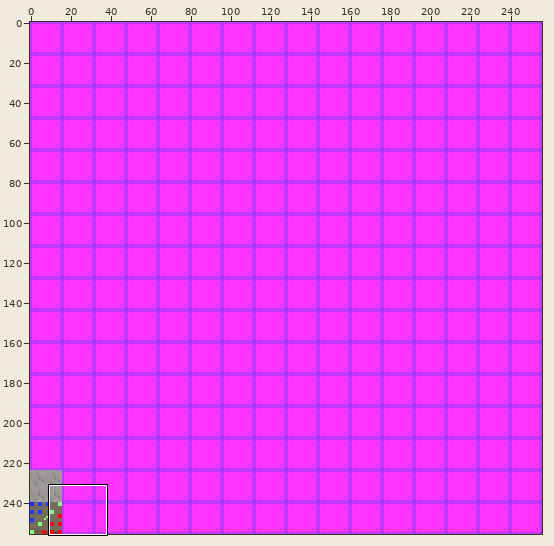
Sprite sheet: src/main/resources/assets/texture/tile_atlas.png. The picture above shows the old version from afar; the outline marks the close-up.
Close-up. Before:
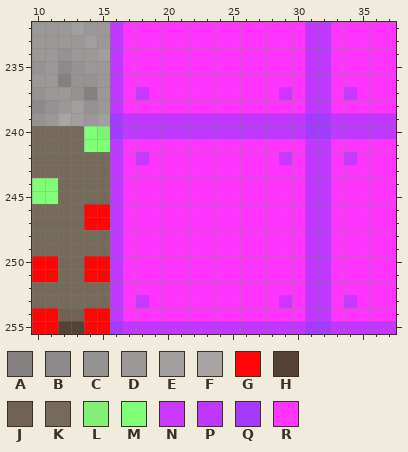
The file is 256x256 pixels. Colours within 5 levels of each other are drawn and written as one. Shown: x 10..37, y 232..255.
Palette (. is transparent): A #858080  B #8d8a8b  C #959292  D #9c9898  E #a19e9e  F #a8a4a4  G #ff0505  H #564234  J #716254  K #766a5b  L #80f176  M #80fe75  N #cb37ff  P #bf38ff  Q #a439ff  R #ff35ff
Pixels before, first column x 10:
232 DDDEDDPRRRRRRRRRRRRRRPPRRRRR
233 DDDDEDPRRRRRRRRRRRRRRPPRRRRR
234 DDCDDEPRRRRRRRRRRRRRRPPRRRRR
235 CDBCDDPRRRRRRRRRRRRRRPPRRRRR
236 DDACCDPRRRRRRRRRRRRRRPPRRRRR
237 CDDCADPRNRRRRRRRRRRNRPPRNRRR
238 BCDECDPRRRRRRRRRRRRRRPPRRRRR
239 CDFEDEQPPPPPPPPPPPPPPQQPPPPP
240 KKKKMLQPPPPPPPPPPPPPPQQPPPPP
241 KKKKMMPRRRRRRRRRRRRRRPPRRRRR
242 KKKKKKPRNRRRRRRRRRRNRPPRNRRR
243 KKKKKKPRRRRRRRRRRRRRRPPRRRRR
244 MMKKKKPRRRRRRRRRRRRRRPPRRRRR
245 MMKKKKPRRRRRRRRRRRRRRPPRRRRR
246 KKKKGGPRRRRRRRRRRRRRRPPRRRRR
247 KKKKGGPRRRRRRRRRRRRRRPPRRRRR
248 KKKKKKPRRRRRRRRRRRRRRPPRRRRR
249 KKKKKKPRRRRRRRRRRRRRRPPRRRRR
250 GGKKGGPRRRRRRRRRRRRRRPPRRRRR
251 GGKKGGPRRRRRRRRRRRRRRPPRRRRR
252 KKKKKKPRRRRRRRRRRRRRRPPRRRRR
253 KKKKKKPRNRRRRRRRRRRNRPPRNRRR
254 GGJJGGPRRRRRRRRRRRRRRPPRRRRR
255 GGHHGGQPPPPPPPPPPPPPPQQPPPPP
Once edited:
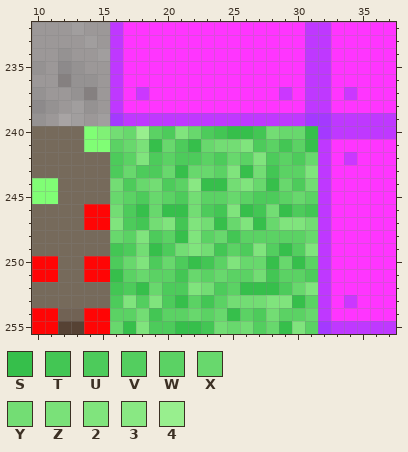
Colours new in this view: S #36bf4b  T #43c654  U #4dcb5b  V #53ce5f  W #5bd264  X #68d86d  Y #73dd74  Z #7ae179  2 #80e47d  3 #89e883  4 #98ef8e
Changes in this commit:
y 240: x 16..31 QPPPPPPPPPPPPPPQ -> YX4WU2XUTSSTYXXS
y 241: x 16..31 PRRRRRRRRRRRRRRP -> WXZSXUSXYY2UWTWS
y 242: x 16..31 PRNRRRRRRRRRRNRP -> UW2UWUUWUXW2UWUX
y 243: x 16..31 PRRRRRRRRRRRRRRP -> UXUUXSXXW2SYTWW2
y 244: x 16..31 PRRRRRRRRRRRRRRP -> YUXYUW3SSY2XSXUY
y 245: x 16..31 PRRRRRRRRRRRRRRP -> XWUXWUYWWXWUUWXW
y 246: x 16..31 PRRRRRRRRRRRRRRP -> YUSXSSYUT2STYSUT
y 247: x 16..31 PRRRRRRRRRRRRRRP -> 2UTY2T2YSX2SX22Y
y 248: x 16..31 PRRRRRRRRRRRRRRP -> XW2UWS2WXTWWWWWX
y 249: x 16..31 PRRRRRRRRRRRRRRP -> TUYSUY2YTWU2VSV2
y 250: x 16..31 PRRRRRRRRRRRRRRP -> UX2UXUSTW2XXSXSW
y 251: x 16..31 PRRRRRRRRRRRRRRP -> SWXWWTXWXWWYTWWU
y 252: x 16..31 PRRRRRRRRRRRRRRP -> TUSXUU2YUWSSSUX2
y 253: x 16..31 PRNRRRRRRRRRRNRP -> U2V2USWTWYYY22SW
y 254: x 16..31 PRRRRRRRRRRRRRRP -> WWYTWWXWXSWUYWWX
y 255: x 16..31 QPPPPPPPPPPPPPPQ -> XS2UUSSTYXYVXS2W
Pixel boxes of the changes (left, top, right, bottom) in both close-ups:
changed: (110, 126, 318, 334)
